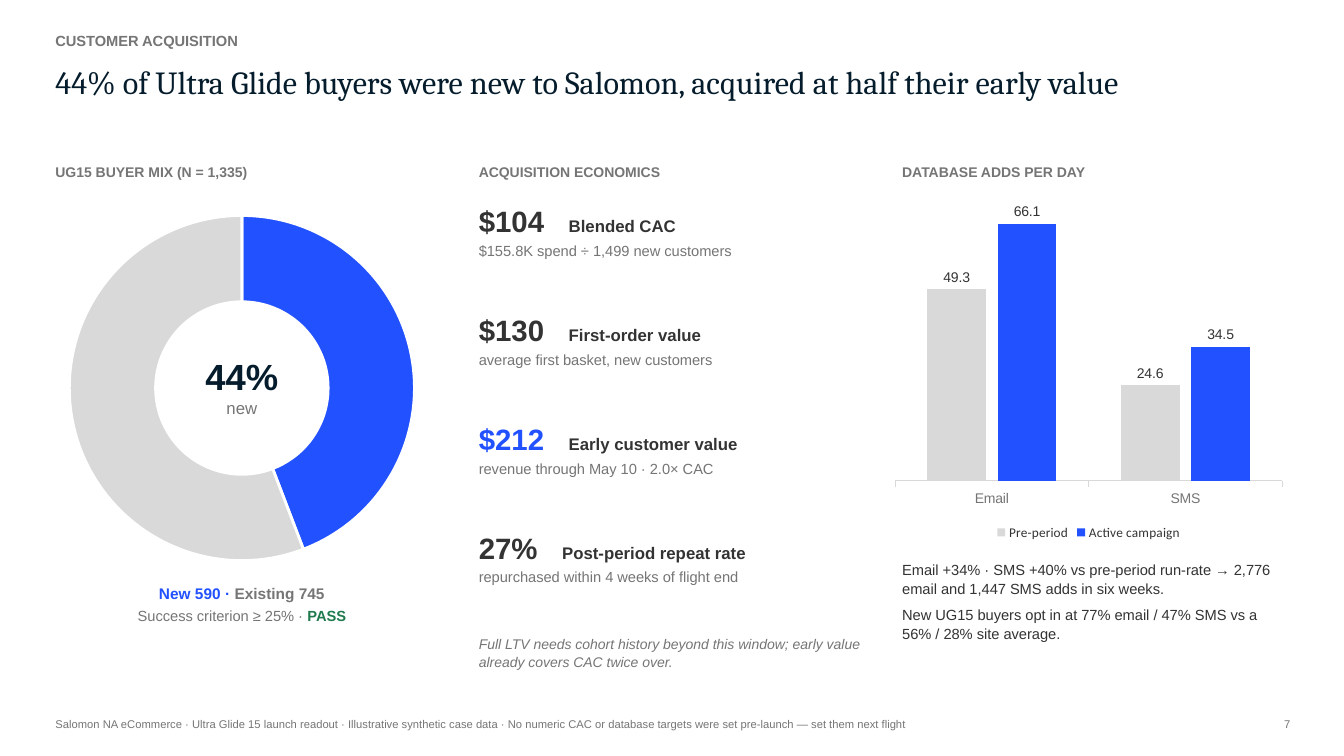
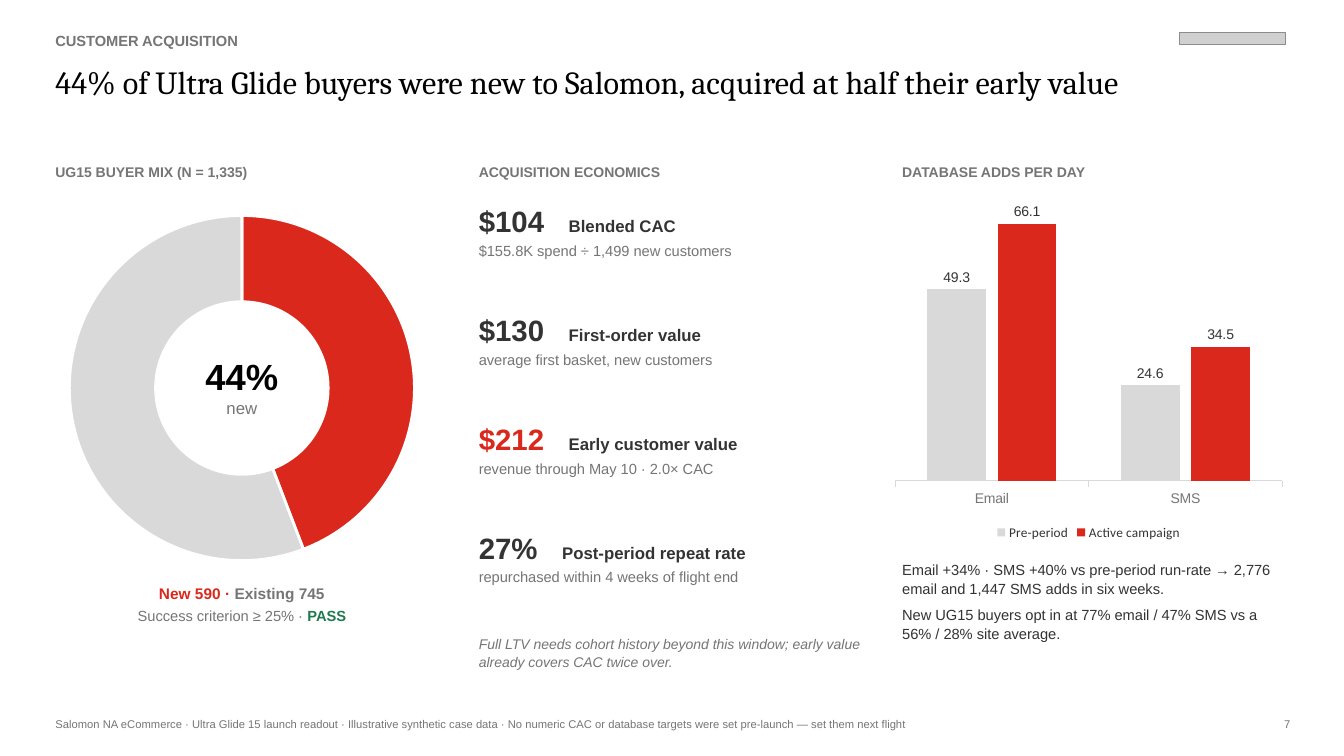
Before and after one commit to andersone17/salomon_case, a slide deck: slide 7 of deliverables/UG15_Campaign_Readout.pptx. Drawn at 1344x756 pixels with LibreOffice and Linux fonts; fonts in the diff are those of the drawing; grey boxes stand for pictures. Boxes give left, top, right and bottom in pixels: in the first picture for what was removed or moved away, otherwise in the second. Text is boxed around its words. In the diff, an @@ line names an element or a change of style, - is before the commit and + after.

```diff
--- a/deliverables/UG15_Campaign_Readout.pptx
+++ b/deliverables/UG15_Campaign_Readout.pptx
@@ picture added at (1180,32,1286,44) @@
@@ text "44% of Ultra Glide buyers ..." at (55,71,1118,101): text colour #051C2C to #000000 @@
@@ doughnut chart at (55,202,429,575) @@
@@ colours of single points changed @@
@@ column chart at (887,202,1291,544) @@
@@ colour of Active campaign #2251FF to #DA291C @@
@@ text at (205,364,278,391): text colour #051C2C to #000000 in "44%" @@
@@ text at (479,428,738,454): text colour #2251FF to #DA291C in "$212" @@
@@ text at (159,588,325,602): text colour #2251FF to #DA291C in "New 590 ·" @@
```
Also in this commit, not shown: 12 other slides changed, 11 other files.
